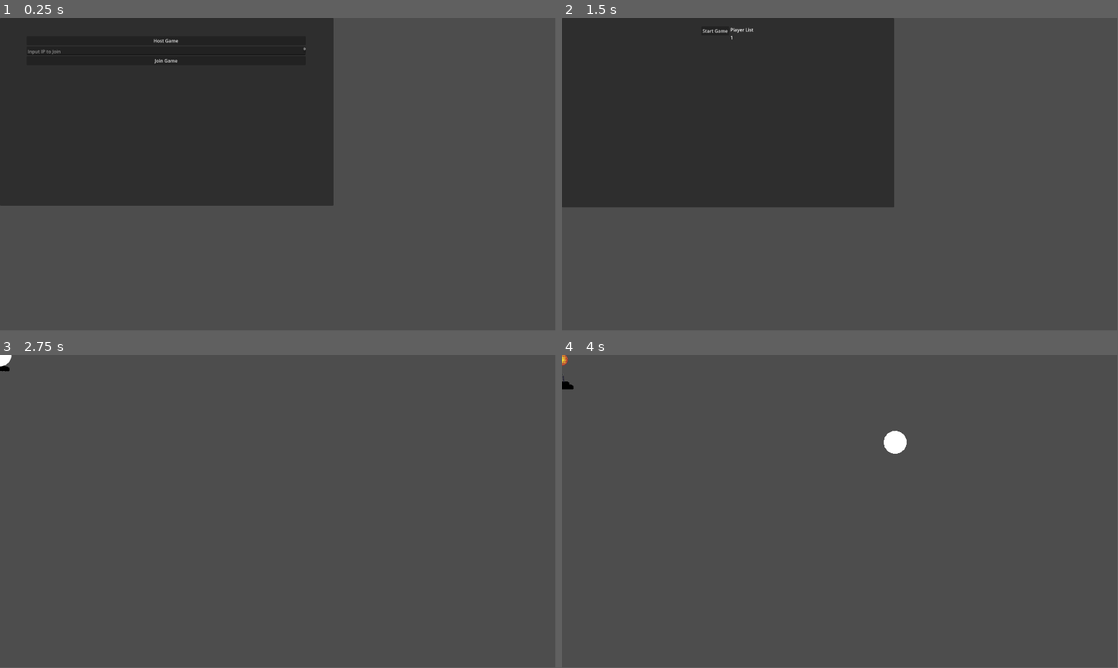
Above: before the commit, frames 1-4 (two rows, left to right).
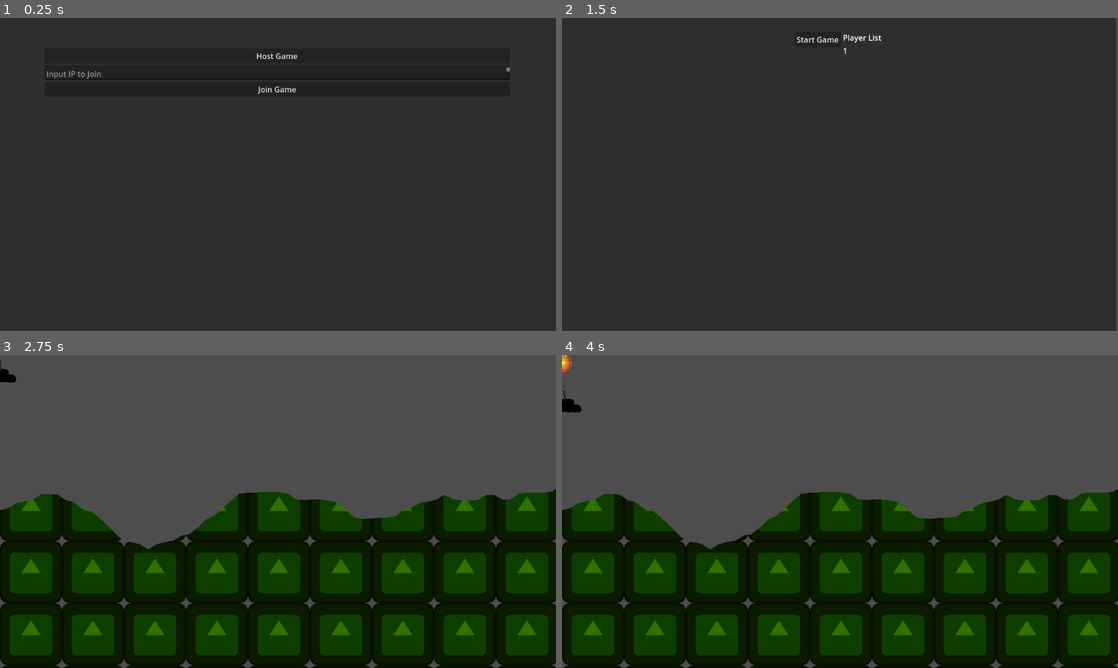
Above: after the commit, the same moments.

Repository: hiemas-lerastad/Tanks-Redux
Game: Godot game, scene res://Scenes/Game.tscn
Two runs of this game, one before a commit and one after it. Both use one fixed random seed, a clock stepped at 60 frames per second and the inputs below. The engine's default icon, where the game draws it, is replaced by a stand-in: a white triangle on a blue panel in a dark square.
Inputs (mouse positions are in pixels of both pictures, inside the frame that each line leads up to):
- Up to frame 1 (0.25 s): no input
- Up to frame 2 (1.5 s): tap Enter at 0.5 s; move the mouse to (962, 158) at 0.52 s; press the mouse at (962, 158) at 0.53 s; hold D (right) 0.53-1.25 s; tap W (up) at 0.77, 1.07 s; tap Space (fire) at 0.8 s; release the mouse at (962, 158) at 1.25 s; click "Host Game" at 1.25 s
- Up to frame 3 (2.75 s): click "Start Game" at 2 s
- Up to frame 4 (4 s): tap Space (fire) at 2.75, 2.85 s; move the mouse to (728, 527) at 2.77 s; hold D (right) 2.78-3.53 s; tap W (up) at 3.02, 3.05, 3.32, 3.6 s; move the mouse to (895, 442) at 3.52 s; press the mouse at (895, 442) at 3.53 s; hold A (left) from 3.53 s (still down)
In our replay, the window is 799x449 before the commit and 800x450 after it. These sizes can differ from the game's own. Grey fills any space a smaller window leaves; there, only what the larger window draws over its background counts as a difference.

The runs differ from the first frame. In frame 1, 64% of the frame differs, in the area x 0-100%, y 0-100%; in frame 2, 64%; in frame 3, 50%; in frame 4, 51%.
Error before the commit: Assertion failed: UPNP Discover Failed! Error 24 (res://Scripts/Game.gd:68)
Error after the commit: Assertion failed: UPNP Discover Failed! Error 24 (res://Scripts/Game.gd:80)

Commit message:
Basic Turns

Diff:
--- a/Scenes/Player/tank.tscn
+++ b/Scenes/Player/tank.tscn
@@ -19,9 +19,12 @@
 properties/1/path = NodePath("body/turret:rotation")
 properties/1/spawn = true
 properties/1/replication_mode = 1
-properties/2/path = NodePath(".:projectile_container_name")
+properties/2/path = NodePath(".:id")
 properties/2/spawn = true
 properties/2/replication_mode = 1
+properties/3/path = NodePath(".:multiplayer_id")
+properties/3/spawn = true
+properties/3/replication_mode = 1
 
 [node name="tank" type="CharacterBody2D" node_paths=PackedStringArray("body", "turret", "shoot_progress")]
 texture_filter = 1
--- a/Scenes/Terrain/Marching Squares/Square.tscn
+++ b/Scenes/Terrain/Marching Squares/Square.tscn
@@ -1,6 +1,7 @@
-[gd_scene load_steps=2 format=3 uid="uid://c8rt2gk22dhxm"]
+[gd_scene load_steps=3 format=3 uid="uid://c8rt2gk22dhxm"]
 
 [ext_resource type="Script" path="res://Scripts/Terrain/Marching Squares/Square.gd" id="1_2w2nw"]
+[ext_resource type="Texture2D" uid="uid://g0sdbhn8ml8k" path="res://icon.svg" id="2_afyqf"]
 
 [node name="Square" type="CollisionPolygon2D" node_paths=PackedStringArray("visible_polygon", "collision_polygon")]
 show_behind_parent = true
@@ -9,7 +10,7 @@
 collision_polygon = NodePath(".")
 
 [node name="Polygon2D" type="Polygon2D" parent="."]
-visible = false
 texture_repeat = 2
 color = Color(0.192503, 0.44321, 1.05888e-06, 1)
 antialiased = true
+texture = ExtResource("2_afyqf")
--- a/Scripts/Class/explosion.gd
+++ b/Scripts/Class/explosion.gd
@@ -6,9 +6,23 @@
 @export var explosion_scale = Vector2(1,1)
 @export var exploision_time: float = 1.5
 @export var reduction_time: float = .25
+@export var inner_explosion_radius: float = 20;
+@export var outer_explosion_radius: float = 30;
+
 func _ready():
 	scale = Vector2(0,0)
 
 	var tw: Tween = create_tween()
 	tw.tween_property(self,"scale",explosion_scale,exploision_time)
 	tw.tween_property(self,"scale",Vector2(0,0),.5)
+
+	var timer: Timer = Timer.new()
+	add_child(timer)
+	timer.one_shot = true;
+	timer.autostart = false;
+	timer.wait_time = exploision_time;
+	timer.timeout.connect(_trigger_carve)
+	timer.start()
+
+func _trigger_carve():
+	Globals.level.square_manager.call_carve_around_point(global_position, inner_explosion_radius, outer_explosion_radius)
--- a/Scripts/Class/projectile.gd
+++ b/Scripts/Class/projectile.gd
@@ -15,7 +15,6 @@
 	if(explosion_type != null):
 		var explosion_clone: explosion = explosion_type.instantiate()
 		explosion_clone.global_position = global_position
-		Globals.level.square_manager.call_carve_around_point(global_position, 40, 60)
 		add_sibling(explosion_clone, true)
 		queue_free()
 
--- a/Scripts/Components/_input_component.gd
+++ b/Scripts/Components/_input_component.gd
@@ -31,8 +31,6 @@
 			return;
 
 		var input_direction = Input.get_axis("left","right")
-
-		gravity()
 
 		if(input_direction != 0 and !is_firing):
 			controls.velocity.x = input_direction * max_speed
@@ -72,19 +70,27 @@
 		emit_signal("shot_fired",controls.shoot_progress.value) # bind projectile shot to this
 		emit_signal("end_firing")
 
-
+		if Globals.player_turn + 1 < Globals.player_list.size():
+			Globals.player_turn = Globals.player_turn + 1;
+			Globals.set_player_turn.rpc(Globals.player_turn);
+		else:
+			Globals.player_turn = 0;
+			Globals.set_player_turn.rpc(0);
 
 func _begin_shooting_animation():
 	firing_tween = create_tween()
 	firing_tween.set_loops()
-	firing_tween.tween_property(controls.shoot_progress,"value",100,1)
-	firing_tween.tween_property(controls.shoot_progress,"value",0,1)
+	firing_tween.tween_property(controls.shoot_progress, "value", 100, 1)
+	firing_tween.tween_property(controls.shoot_progress, "value", 0, 1)
 
 func _end_shooting_animation():
 	firing_tween.kill()
 	controls.shoot_progress.value = 0
 
 func _process(delta) -> void:
-	movement_controls()
-	turret_controls(delta)
-	fire_controls()
+	gravity()
+
+	if Globals.player_turn == controls.id:
+		movement_controls()
+		turret_controls(delta)
+		fire_controls()
--- a/Scripts/Game.gd
+++ b/Scripts/Game.gd
@@ -47,9 +47,21 @@
 
 		_client_start.rpc();
 
+		for player_index in range(0, player_list.size()):
+			Globals.player_list.append({
+				'id': player_index,
+				'multiplayer_id': player_list[player_index],
+				'active': true
+			})
+
+		Globals.set_player_list.rpc(Globals.player_list);
+
+		Globals.player_turn = Globals.player_list[0].id;
+		Globals.set_player_turn.rpc(Globals.player_list[0].id);
+
 	var level: Level = level_scene.instantiate();
 	add_child(level, true);
-	level.add_players(player_list);
+	level.add_players(Globals.player_list);
 
 @rpc("any_peer", "call_remote")
 func _client_join(id) -> void:
--- a/Scripts/Level/Level.gd
+++ b/Scripts/Level/Level.gd
@@ -21,7 +21,7 @@
 		randomize()
 		var rng = RandomNumberGenerator.new()
 		seed = rng.get_seed();
-	_make_mouse_circle()
+	#_make_mouse_circle()
 	square_manager.init_terrain()
 
 	Globals.projectile_container = projectile_container;
@@ -29,18 +29,17 @@
 
 func add_players(player_list: Array) -> void:
 	if multiplayer.is_server():
-		for index in player_list.size():
-			var player: int = player_list[index];
+		for index in range(0, player_list.size()):
+			var player: int = player_list[index].id;
 			var player_instance: Player = player_scene.instantiate();
-#
-			#player_instance.name = str(player);
-			#player_instance.spawn_position = Vector2(player_instance.position.x + (index * 200), player_instance.position.y);
-			#
+			var multiplayer_id: int = player_list[index].multiplayer_id;
+
 			player_instance.name = str(player);
-			player_instance.projectile_container_name = projectile_container.name;
-			player_container.add_child(player_instance)
+			player_instance.id = player;
+			player_instance.multiplayer_id = multiplayer_id;
+			player_container.add_child(player_instance, true);
 
-			setup_player.rpc_id(player, player, index)
+			setup_player.rpc_id(multiplayer_id, player, index);
 
 @rpc("call_local", "reliable")
 func setup_player(player: int, index: int) -> void:
@@ -49,21 +48,21 @@
 
 		player_instance.position = Vector2(player_instance.position.x + (index * 200), player_instance.position.y);
 
-func _process(_delta) -> void:
-	if Input.is_action_pressed("click_left"):
-		if old_mouse_pos.distance_to(mouse_pos) > 5:
-			square_manager.call_carve_around_point(mouse_pos, 40, 50);
-			old_mouse_pos = mouse_pos;
+#func _process(_delta) -> void:
+	#if Input.is_action_pressed("click_left"):
+		#if old_mouse_pos.distance_to(mouse_pos) > 5:
+			#square_manager.call_carve_around_point(mouse_pos, 40, 50);
+			#old_mouse_pos = mouse_pos;
 
 func _input(event) -> void:
 	if event is InputEventMouseMotion:
 		mouse_pos = get_global_mouse_position();
 		carve_shape.position = mouse_pos;
 
-func _make_mouse_circle() -> void:
-	var nb_points = 15
-	var pol = []
-	for i in range(nb_points):
-		var angle = lerp(-PI, PI, float(i)/nb_points)
-		pol.push_back(mouse_pos + Vector2(cos(angle), sin(angle)) * 40)
-	carve_shape.polygon = pol
+#func _make_mouse_circle() -> void:
+	#var nb_points = 15
+	#var pol = []
+	#for i in range(nb_points):
+		#var angle = lerp(-PI, PI, float(i)/nb_points)
+		#pol.push_back(mouse_pos + Vector2(cos(angle), sin(angle)) * 40)
+	#carve_shape.polygon = pol
--- a/Scripts/Player/tank.gd
+++ b/Scripts/Player/tank.gd
@@ -3,6 +3,8 @@
 
 @export_category("settings")
 @export var spawn_position: Vector2;
+@export var id: int;
+@export var multiplayer_id: int;
 
 @export_category("tank_parts")
 @export var body: Sprite2D;
@@ -15,7 +17,13 @@
 @export var projectile_container_name: String;
 
 func _enter_tree():
-	set_multiplayer_authority(str(name).to_int())
+	if (multiplayer_id) == 0:
+		for index in Globals.player_list.size():
+			if name.to_int() == Globals.player_list[index].id:
+				multiplayer_id = Globals.player_list[index].multiplayer_id;
+				id = Globals.player_list[index].id;
+
+	set_multiplayer_authority(str(multiplayer_id).to_int())
 	position = spawn_position;
 
 func _physics_process(delta):
--- a/Scripts/Singletons/Globals.gd
+++ b/Scripts/Singletons/Globals.gd
@@ -3,3 +3,17 @@
 var level: Level;
 var player_container: Node2D;
 var projectile_container: Node2D;
+
+enum Game_States {LOBBY, MATCH, MATCH_OVER}
+
+@export var game_state: Game_States;
+@export var player_turn: int;
+@export var player_list: Array;
+
+@rpc("any_peer", "call_remote")
+func set_player_list(player_list: Array) -> void:
+	Globals.player_list = player_list;
+
+@rpc("any_peer", "call_remote")
+func set_player_turn(id: int) -> void:
+	Globals.player_turn = id;
--- a/Scripts/Terrain/Marching Squares/SquareManager.gd
+++ b/Scripts/Terrain/Marching Squares/SquareManager.gd
@@ -147,9 +147,6 @@
 func init_terrain() -> void:
 	size_width = (get_viewport().content_scale_size.y / grid_scale) + 1;
 	size_height = (get_viewport().content_scale_size.x / grid_scale) + 2;
-
-	print(get_viewport().content_scale_size.x)
-	print(size_width)
 
 	seed = level.seed;
 
@@ -345,7 +342,12 @@
 	var outer_points: Array[Vector2] = _get_points_in_circle(center_point, outer_radius)
 
 	for point in outer_points:
-		matrix[point.x * size_width + point.y] = clamp(matrix[point.x * size_width + point.y] - 5, 0, 1);
+		var distance_from_inner = (point.distance_to(Vector2(grid_scale, grid_scale)) - inner_radius) / (outer_radius - inner_radius) / 3
+		if distance_from_inner < 0:
+			distance_from_inner = 0 - distance_from_inner
+
+		distance_from_inner = clampf(distance_from_inner, 0, matrix[point.x * size_width + point.y])
+		matrix[point.x * size_width + point.y] = distance_from_inner;
 
 	for point in inner_points:
 		matrix[point.x * size_width + point.y] = 0;
--- a/project.godot
+++ b/project.godot
@@ -21,8 +21,7 @@
 
 [display]
 
-window/size/viewport_width=1920
-window/size/viewport_height=1080
+window/stretch/mode="viewport"
 
 [dotnet]
 
